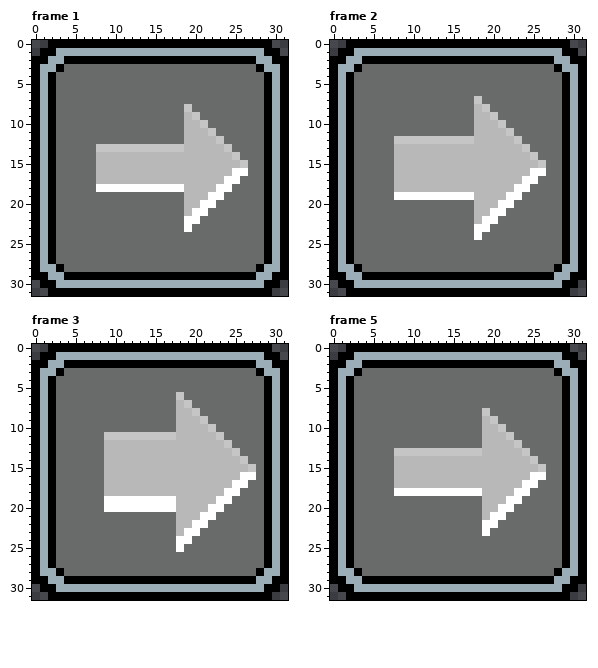
One commit to this pixel-art file: ressources/Arrow.aseprite. The picture above was drawn from the file before the commit.
32x32 pixels, 6 frames. Shown: frame 1, frame 2, frame 3, frame 5. The commit also changed other frames, which this record leaves out.
New version:
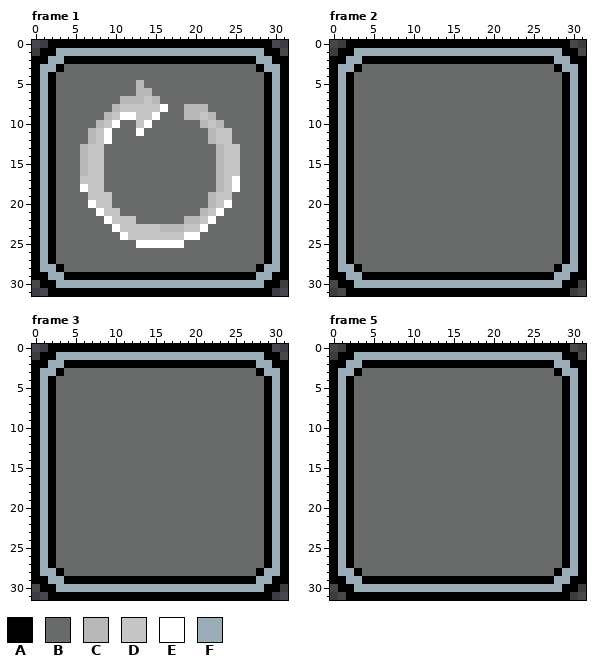
Palette (. is transparent): A #000000  B #696a6a  C #b8b8b8  D #c5c5c5  E #ffffff  F #9badb7
Change:
layer "Layer 3" added
layer "Layer 1" now hidden
Changed rows in their new state; - is an unchanged pixel.
Frame 1:
first column x 6:
 5 -------C-------------
 6 -------CC------------
 7 -----CCCDC-----------
 8 ----CDDDDDE--CCC-----
 9 ---CDEEDDE----CDC----
10 --CDE--DE----BBCDC---
11 -CDE---E-----BBBCDD--
12 -CDE---------BBB--D--
13 CD-BBBBBBBBBBBBBB--D-
14 CDDBBBBBBBBBBBBBB-D--
15 CDDBBBBBBBBBBBBBB-DDB
16 CDDBBBBBBBBBBBBBB-DDB
17 DDDBBBBBBBBBBBBBB-D--
18 EDDBBBBBBBBBBBBBBCDE-
19 -DDD---------BBBCDD--
20 -EDD---------BBBCDE--
21 --EDD--------BBCDE---
22 ---EDDD------CCDE----
23 ----EDDDDDCCCDDE-----
24 -----EDDDDDDDEE------
25 -------EEEEEE--------
Frame 2:
first column x 8:
 7 ----------B--------
 8 ----------BB-------
 9 ----------BBB------
10 ----------BBBB-----
11 ----------BBBBB----
12 BBBBBBBBBBBBBBBB---
13 BBBBBBBBBBBBBBBBB--
14 BBBBBBBBBBBBBBBBBB-
15 BBBBBBBBBBBBBBBBBBB
16 BBBBBBBBBBBBBBBBBBB
17 BBBBBBBBBBBBBBBBBB-
18 BBBBBBBBBBBBBBBBB--
19 BBBBBBBBBBBBBBBB---
20 ----------BBBBB----
21 ----------BBBB-----
22 ----------BBB------
23 ----------BB-------
24 ----------B--------
Frame 3:
first column x 9:
 6 ---------B---------
 7 ---------BB--------
 8 ---------BBB-------
 9 ---------BBBB------
10 ---------BBBBB-----
11 BBBBBBBBBBBBBBB----
12 BBBBBBBBBBBBBBBB---
13 BBBBBBBBBBBBBBBBB--
14 BBBBBBBBBBBBBBBBBB-
15 BBBBBBBBBBBBBBBBBBB
16 BBBBBBBBBBBBBBBBBBB
17 BBBBBBBBBBBBBBBBBB-
18 BBBBBBBBBBBBBBBBB--
19 BBBBBBBBBBBBBBBB---
20 BBBBBBBBBBBBBBB----
21 ---------BBBBB-----
22 ---------BBBB------
23 ---------BBB-------
24 ---------BB--------
25 ---------B---------
Frame 5:
first column x 8:
 8 -----------B-------
 9 -----------BB------
10 -----------BBB-----
11 -----------BBBB----
12 -----------BBBBB---
13 BBBBBBBBBBBBBBBBB--
14 BBBBBBBBBBBBBBBBBB-
15 BBBBBBBBBBBBBBBBBBB
16 BBBBBBBBBBBBBBBBBBB
17 BBBBBBBBBBBBBBBBBB-
18 BBBBBBBBBBBBBBBBB--
19 -----------BBBBB---
20 -----------BBBB----
21 -----------BBB-----
22 -----------BB------
23 -----------B-------
Boxes around the changes in both pictures, in picture pixels (x1, y1, x2, y2):
changed: (80, 80, 248, 248)
changed: (394, 96, 546, 240)
changed: (104, 392, 256, 552)
changed: (394, 408, 546, 536)
